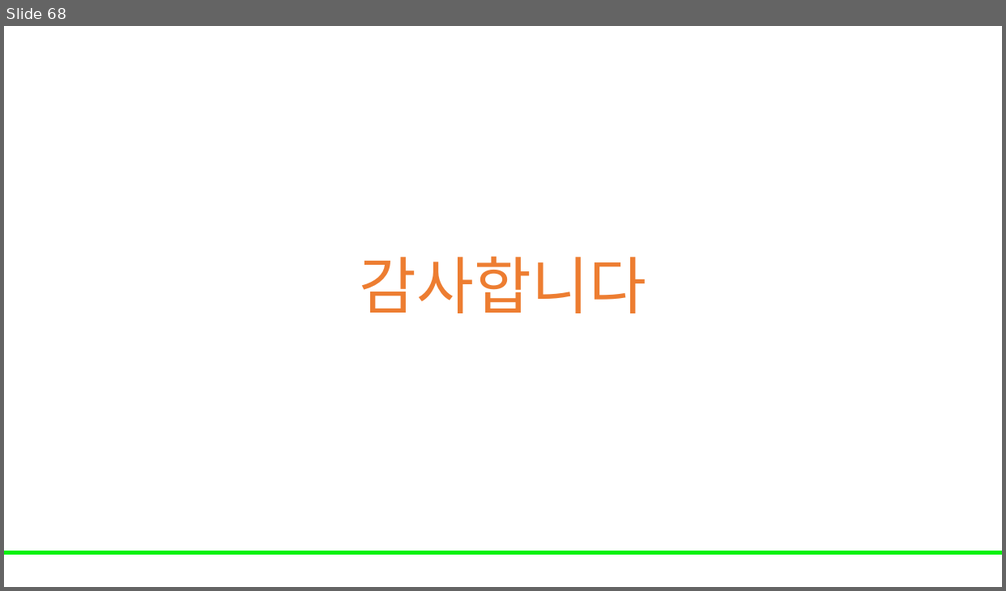
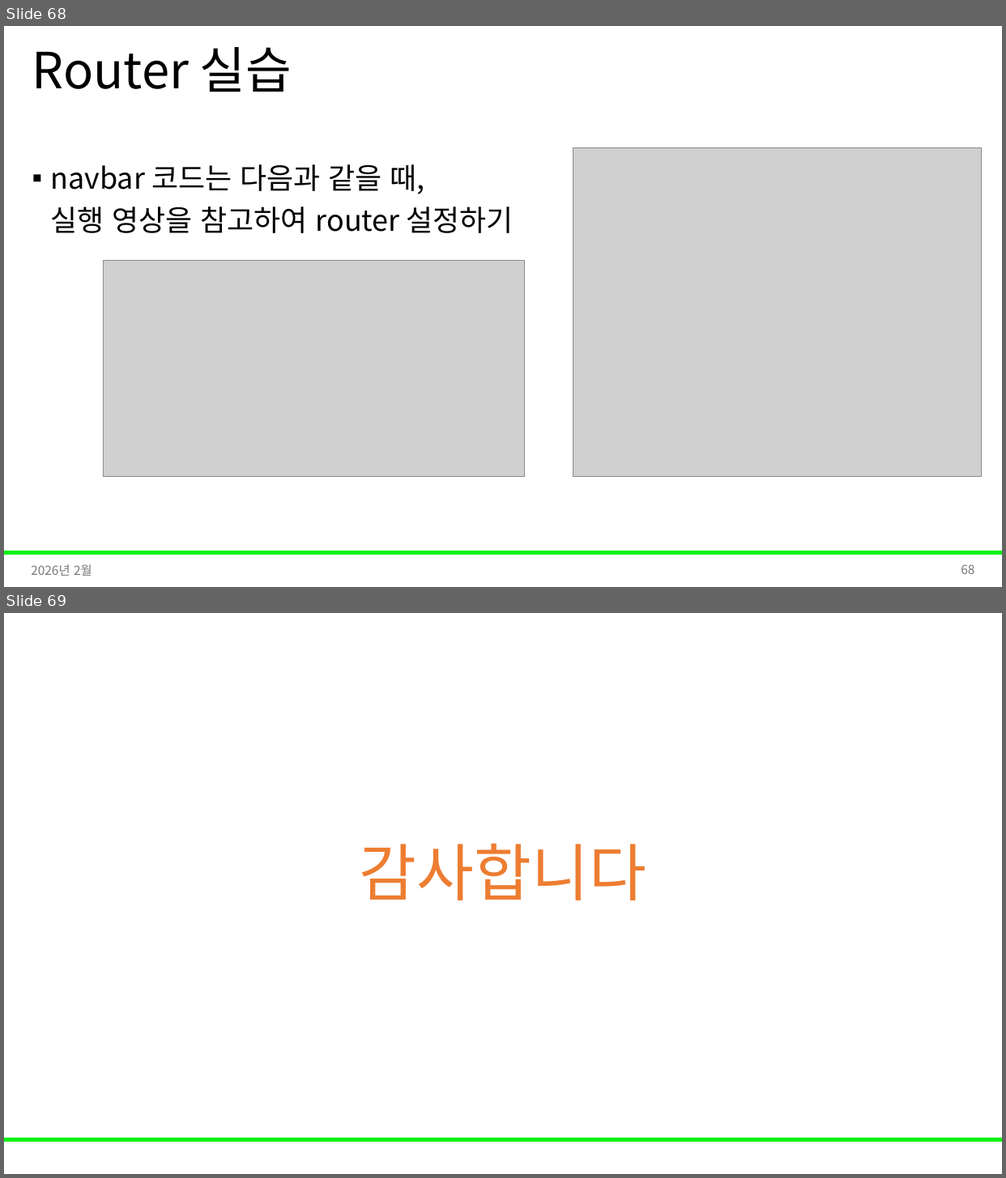
Before and after one commit to Leader-Lesson/KDT_RE_5th, a slide deck: material/4_WEB/04_react(2).pptx. Shown one above the other, each under a label of ours: slide 68 before the commit, slides 68 and 69 after it. The pictures are 1006x591 and 1006x1178 pixels, drawn with LibreOffice and Linux fonts; fonts in the diff are those of the drawing; grey boxes stand for pictures; background and template pictures are left out. Boxes give left, top, right and bottom in pixels: in the first picture for what was removed or moved away, otherwise in the second. Text is boxed around its words. In the diff, an @@ line names an element or a change of style, - is before the commit and + after.

```diff
--- a/material/4_WEB/04_react(2).pptx
+++ b/material/4_WEB/04_react(2).pptx
@@ slide 68 added at [4,26,1002,587], background #FFFFFF; not listed: 1 template element that a slide beside it also shows @@
@@ title added at [32,47,292,92], 48 pt, text #000000 @@
+Router 실습
@@ text added at [51,165,513,233], 28 pt, text #000000 @@
+▪ navbar 코드는 다음과 같을 때,
+  실행 영상을 참고하여 router 설정하기
@@ picture added at [573,148,982,477] @@
@@ picture added at [103,260,524,477] @@
@@ text added at [31,565,92,576], 12 pt, text #797979 @@
+2026년 2월
@@ page number added at [961,565,974,574], 12 pt, text #797979 @@
+68
@@ what was slide 68 is now slide 69 @@
```
Also in this commit, not shown: 64 slides changed, 1 other file.
